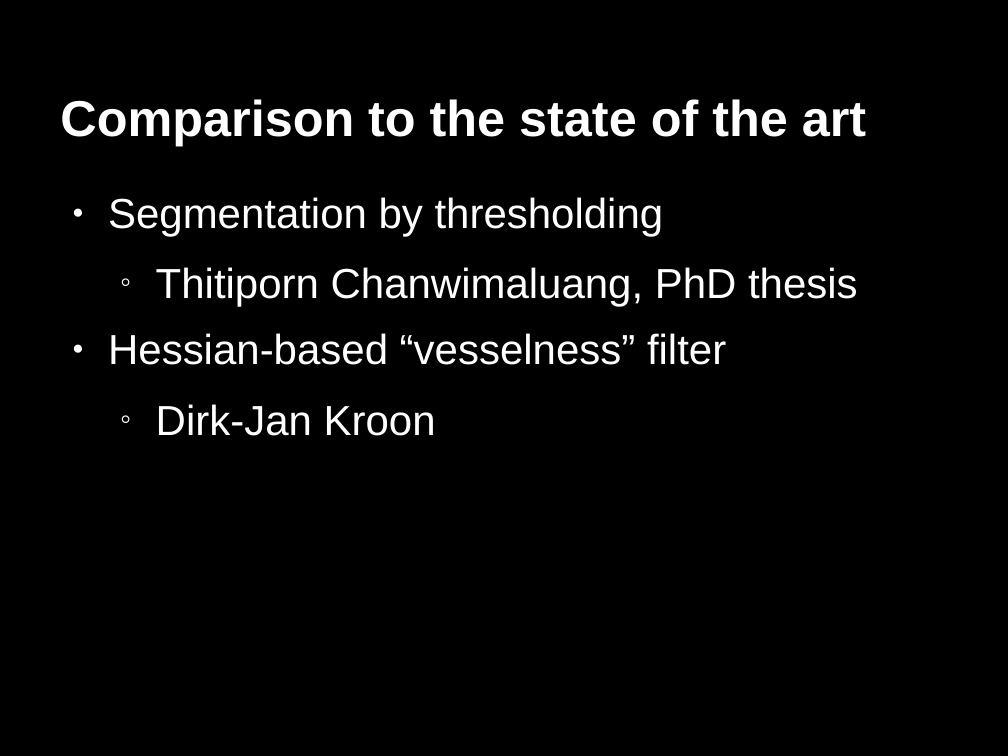
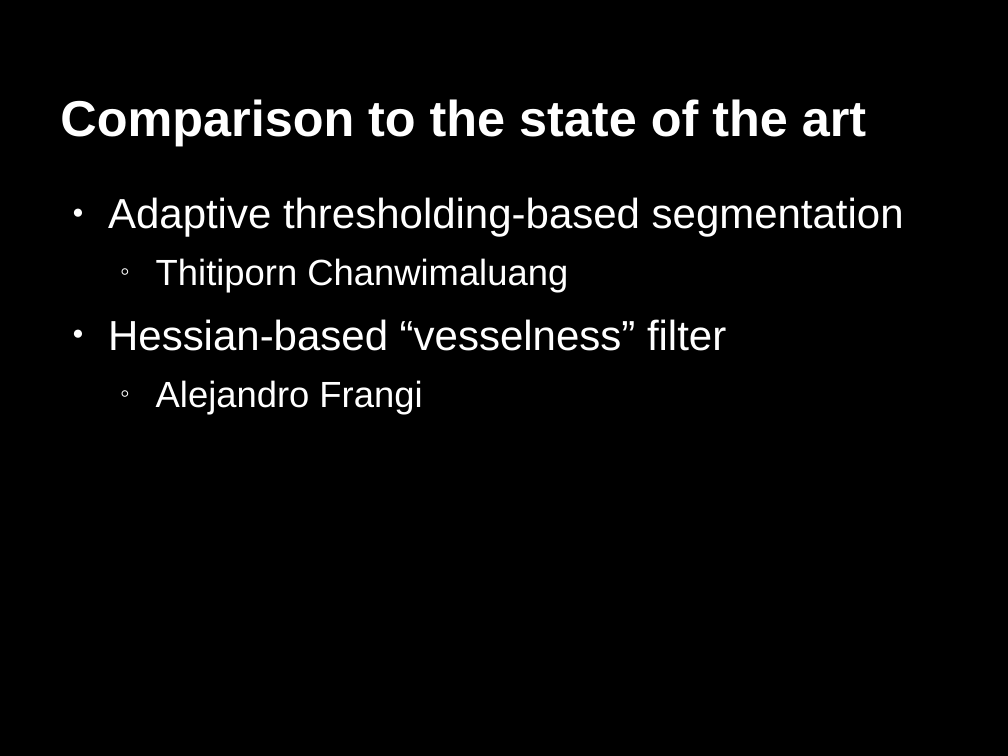
Before and after one commit to mutual-ai/vessel-segmentation-ssip2012, a slide deck: slide 13 of presentation/Vessel_presentation.odp. Drawn at 1008x756 pixels with LibreOffice and Linux fonts; fonts in the diff are those of the drawing. Boxes give left, top, right and bottom in pixels: in the first picture for what was removed or moved away, otherwise in the second. Text is boxed around its words. In the diff, an @@ line names an element or a change of style, - is before the commit and + after.

```diff
--- a/presentation/Vessel_presentation.odp
+++ b/presentation/Vessel_presentation.odp
@@ text at (108,197,904,292): text changed @@
-● Segmentation by thresholding
-  ◦ Thitiporn Chanwimaluang, PhD thesis
+● Adaptive thresholding-based segmentation
+  ◦ Thitiporn Chanwimaluang
@@ text at (108,319,726,351): less space between paragraphs @@
@@ text at (156,380,422,414): text changed; size 30 to 26 pt @@
-  ◦ Dirk-Jan Kroon
+  ◦ Alejandro Frangi
```
Also in this commit, not shown: 11 other slides changed, 3 slides added, 3 slides removed, 1 other file.
